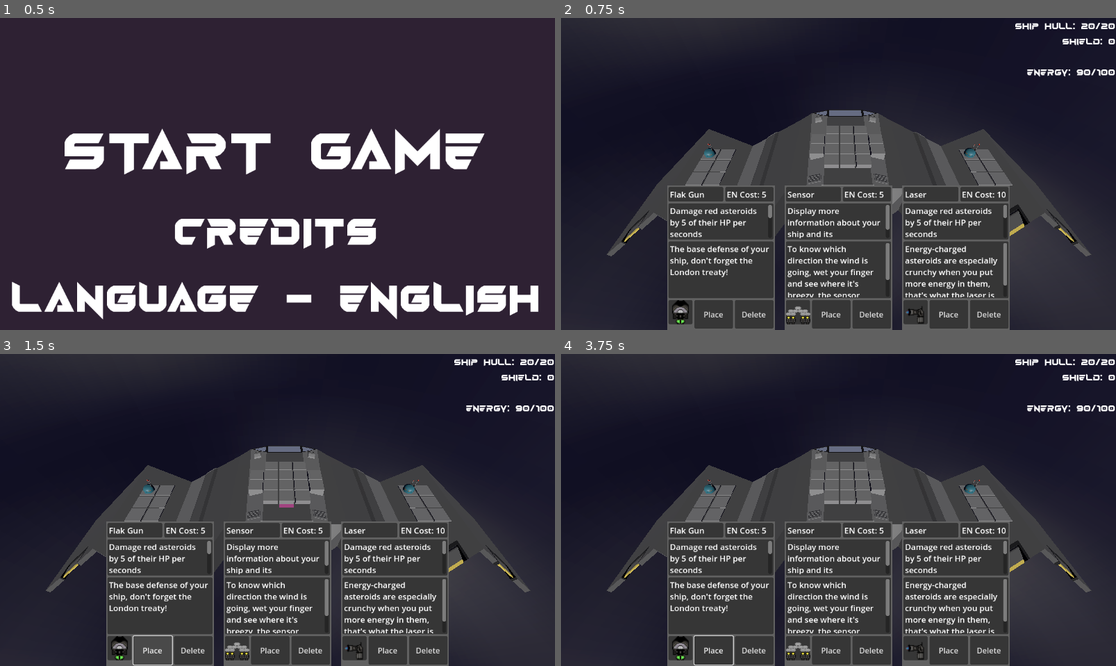
Above: before the commit, frames 1-4 (two rows, left to right).
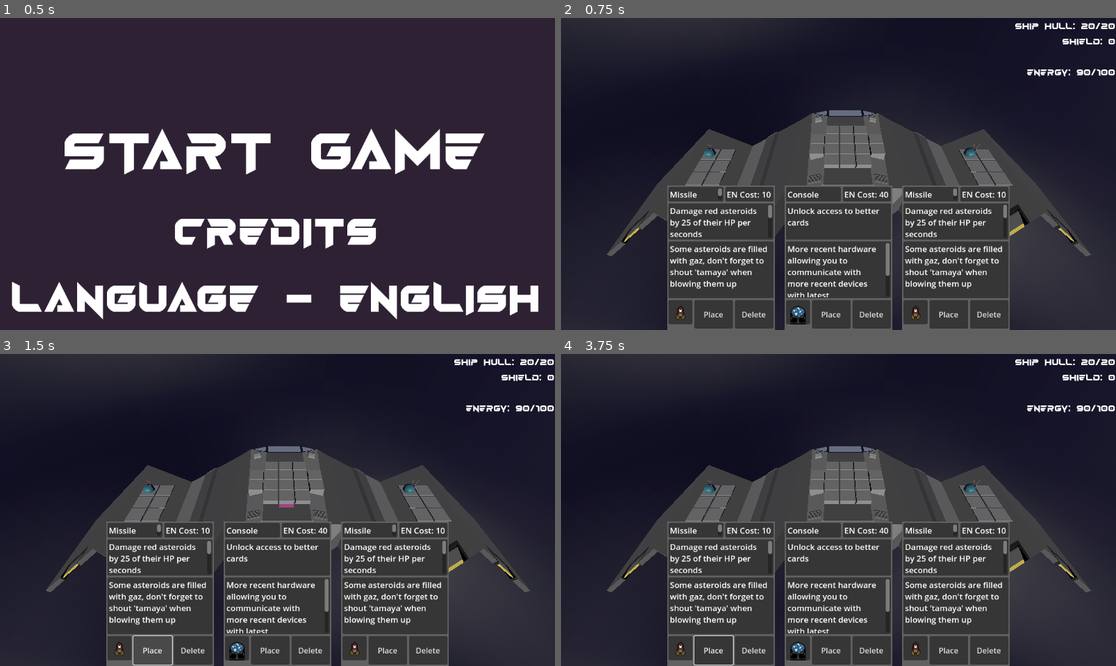
Above: after the commit, the same moments.

Repository: Xwilarg/LudumDare54
Game: Godot game, scene res://Scenes/TitleScreen.tscn
Two runs of this game, one before a commit and one after it. Both use one fixed random seed, a clock stepped at 60 frames per second and the inputs below. Video files are missing from this copy of the repository; at most half a second of black plays in their place.
Inputs (mouse positions are in pixels of both pictures, inside the frame that each line leads up to):
- Up to frame 1 (0.5 s): no input
- Up to frame 2 (0.75 s): tap Enter at 0.5 s; move the mouse to (960, 158) at 0.52 s; click (960, 158) at 0.67 s
- Up to frame 3 (1.5 s): click "Place" at 1.25 s
- Up to frame 4 (3.75 s): click "Place" at 2 s; click "Place" at 2.75 s; tap Space at 3.5 s; move the mouse to (727, 525) at 3.52 s; click (727, 525) at 3.67 s

Frame 1 is identical in both runs. In frame 2, 3.9% of the frame differs, in the area x 19-81%, y 54-99%; in frame 3, 3.9%; in frame 4, 3.9%.
Error in both runs: Invalid call. Nonexistent function 'has' in base 'Nil'. (res://Scripts/GameManager.gd:50)

Commit message:
Update trad text

Diff:
--- a/Cards/MainDeck.json
+++ b/Cards/MainDeck.json
@@ -27,7 +27,7 @@
 		"icon": "Battery",
 		"size": "S1",
 		"effects": {
-			"ENG": 10
+			"ENG": 20
 		},
 		"energyCost": 0,
 		"level": 1
@@ -38,7 +38,7 @@
 		"icon": "Solar_panel",
 		"size": "S2",
 		"effects": {
-			"ENG": 25
+			"ENG": 40
 		},
 		"energyCost": 0,
 		"level": 2
@@ -166,5 +166,38 @@
 		},
 		"energyCost": 5,
 		"level": 3
+	},
+	{
+		"name": "transistor_flak",
+		"model": "transistor",
+		"icon": "Transistor",
+		"size": "S1",
+		"effects": {
+			"UPG_GRN": 10
+		},
+		"energyCost": 10,
+		"level": 3
+	},
+	{
+		"name": "transistor_laser",
+		"model": "transistorBlue",
+		"icon": "Transistor",
+		"size": "S1",
+		"effects": {
+			"UPG_BLU": 10
+		},
+		"energyCost": 10,
+		"level": 3
+	},
+	{
+		"name": "transistor_missile",
+		"model": "transistorRed",
+		"icon": "Transistor",
+		"size": "S1",
+		"effects": {
+			"UPG_RED": 10
+		},
+		"energyCost": 10,
+		"level": 3
 	}
 ]
--- a/Scripts/CardManager.gd
+++ b/Scripts/CardManager.gd
@@ -60,9 +60,19 @@
 
 				var a = asteroids[GameManager.rng.randi_range(0, len(asteroids) - 1)]
 				var color = a.type
+
+				var u_r = sum(get_effect("UPG_RED"))
+				var u_g = sum(get_effect("UPG_GRN"))
+				var u_b = sum(get_effect("UPG_BLU"))
+				var upg = {
+					"RED": u_r - (u_g / 2) - (u_b / 2),
+					"GRN": u_g - (u_r / 2) - (u_b / 2),
+					"BLU": u_b - (u_g / 2) - (u_r / 2)
+				}
+
 				if i.card.effects.has("ATK_" + color):
 					var eff = i.card.effects["ATK_" + color]
-					a.take_damage(eff)
+					a.take_damage(eff * 1 + (upg[color] / 100))
 					print("[CM] " + i.card.name + " firing at asteroid for " + str(eff) + " damage (color: " + color + ")")
 
 			_aaTimer = 1.0 * 1.0 - sum(get_effect("SPD")) / 100.0
--- a/Scripts/Deck/Card.gd
+++ b/Scripts/Deck/Card.gd
@@ -18,6 +18,7 @@
 	elif json.icon == "Sensor": icon = preload("res://Sprites/Sensor.png")
 	elif json.icon == "Shield Generator": icon = preload("res://Sprites/Shield Generator.png")
 	elif json.icon == "Solar_panel": icon = preload("res://Sprites/Solar_panel.png")
+	elif json.icon == "Transistor": icon = preload("res://Sprites/Transistor.png")
 
 	if json.model == "size1Gun": model = preload("res://Models/size1Gun.glb")
 	elif json.model == "size2Guns": model = preload("res://Models/size2Guns.glb")
@@ -33,6 +34,9 @@
 	elif json.model == "gunSize3L": model = preload("res://Models/gunSize3L.glb")
 	elif json.model == "missileSize1": model = preload("res://Models/missileSize1.glb")
 	elif json.model == "missileSize2": model = preload("res://Models/missileSize2.glb")
+	elif json.model == "transistor": model = preload("res://Models/transistor.glb")
+	elif json.model == "transistorBlue": model = preload("res://Models/transistorBlue.glb")
+	elif json.model == "transistorRed": model = preload("res://Models/transistorRed.glb")
 	else: print("Unknown model " + json.model)
 
 	if json.size == "S1":
--- a/Translations/text.csv
+++ b/Translations/text.csv
@@ -43,6 +43,12 @@
 SHIELDGEN_DESC;Protect against asteroids, rain and bad dreams!;Protège contre les astéroides, la pluie et les mauvais rêves !
 UPGRADE_NAME;Console;Console
 UPGRADE_DESC;More recent hardware allowing you to communicate with more recent devices with latest communication protocols, hooray for IPv6!;Du matériel plus récent permettant de communiquer avec des appareils plus nouveau avec les derniers protocols de communication, houra pour l'IPv6!
+TRANSISTOR_FLAK_NAME;Transistor (Flak);Transistor (AA)
+TRANSISTOR_FLAK_DESC;Reroot all the power in your anti-air, porcupine style!;Reroot toute la puissance dans l'anti-air, un vrai porc-épic!
+TRANSISTOR_LASER_NAME;Transistor (Laser);Transistor (Laser)
+TRANSISTOR_LASER_DESC;Reroot all the power in your lasers, shoop da whoop!;Reroot toute la puissance dans les lasers, shoop da whoop!
+TRANSISTOR_MISSILE_NAME;Transistor (Missile);Transistor (Missile)
+TRANSISTOR_MISSILE_DESC;Reroot all the power in your missiles!;Reroot toute la puissance dans les missiles!
 
 EFF_ATK_RED;Damage red asteroids by %1 of their HP per seconds;Inflige des dégats aux astéroides rouges de %1 de leur PV par secondes
 EFF_ATK_GRN;Damage green asteroids by %1 of their HP per seconds;Inflige des dégats aux astéroides verts de %1 de leur PV par secondes
@@ -53,6 +59,9 @@
 EFF_SEN;Display more information about your ship and its surroundings;Affiche plus d'information à propos du vaisseau et ses environs
 EFF_UPG;Unlock access to better cards;Débloque l'accès à de meilleur cartes
 EFF_SHD;Add a shield bar of %1HP;Ajoute une bar de bouclier de %1PV
+EFF_UPG_RED;Increase missile attack by %1% but decrease the others ones by half of that value;Augmente l'attaque des missiles par %1% mais décroit celle des autres par la moitié de cette valeur
+EFF_UPG_GRN;Increase flak gun attack by %1% but decrease the others ones by half of that value;Augmente l'attaque des canons AA par %1% mais décroit celle des autres par la moitié de cette valeur
+EFF_UPG_BLU;Increase laser attack by %1% but decrease the others ones by half of that value;Augmente l'attaque des lasers par %1% mais décroit celle des autres par la moitié de cette valeur
 
 SHIP_HULL;Ship Hull;Coque du vaisseau
 SHIELD;Shield;Bouclier
Not shown, added: Sprites/transistor.png.import
